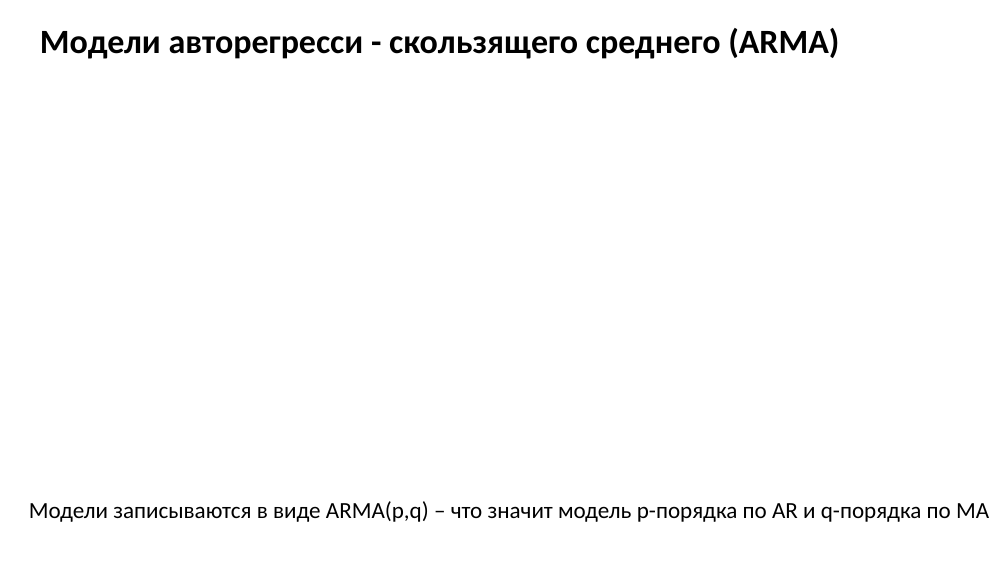
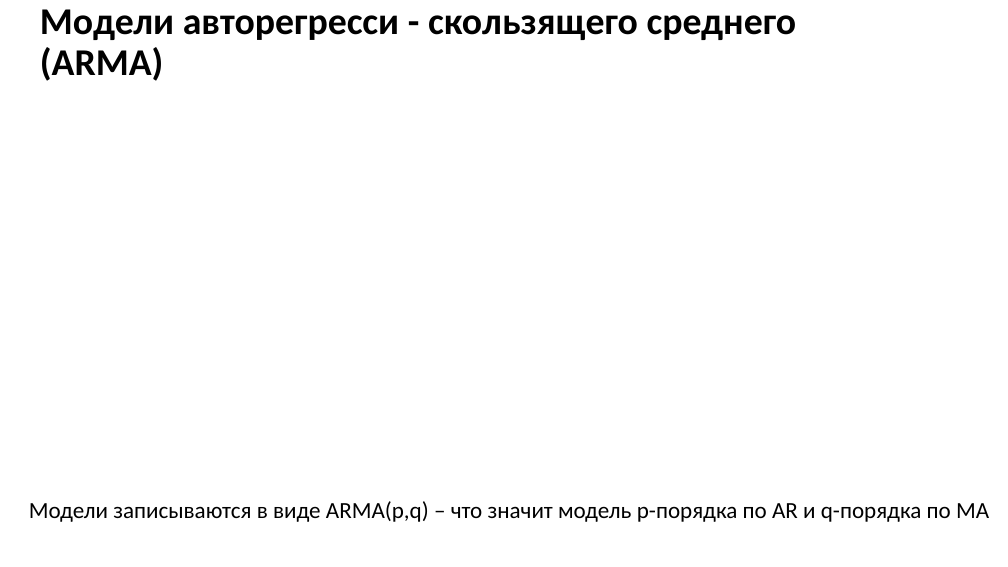
Before and after one commit to MVRonkin/TimeSeriesCourse, a slide deck: slide 8 of 2025/LEC/04-1 ARIMA new.pptx. Drawn at 1008x567 pixels with LibreOffice and Linux fonts; fonts in the diff are those of the drawing; grey boxes stand for pictures. Boxes give left, top, right and bottom in pixels: in the first picture for what was removed or moved away, otherwise in the second. Text is boxed around its words. In the diff, an @@ line names an element or a change of style, - is before the commit and + after.

```diff
--- a/2025/LEC/04-1 ARIMA new.pptx
+++ b/2025/LEC/04-1 ARIMA new.pptx
@@ title "Модели авторегресси - скользящего среднего ..." at box(40, 9, 797, 81): size 32.4 to 36 pt @@
```
Also in this commit, not shown: 1 other slide changed, 5 other files.
